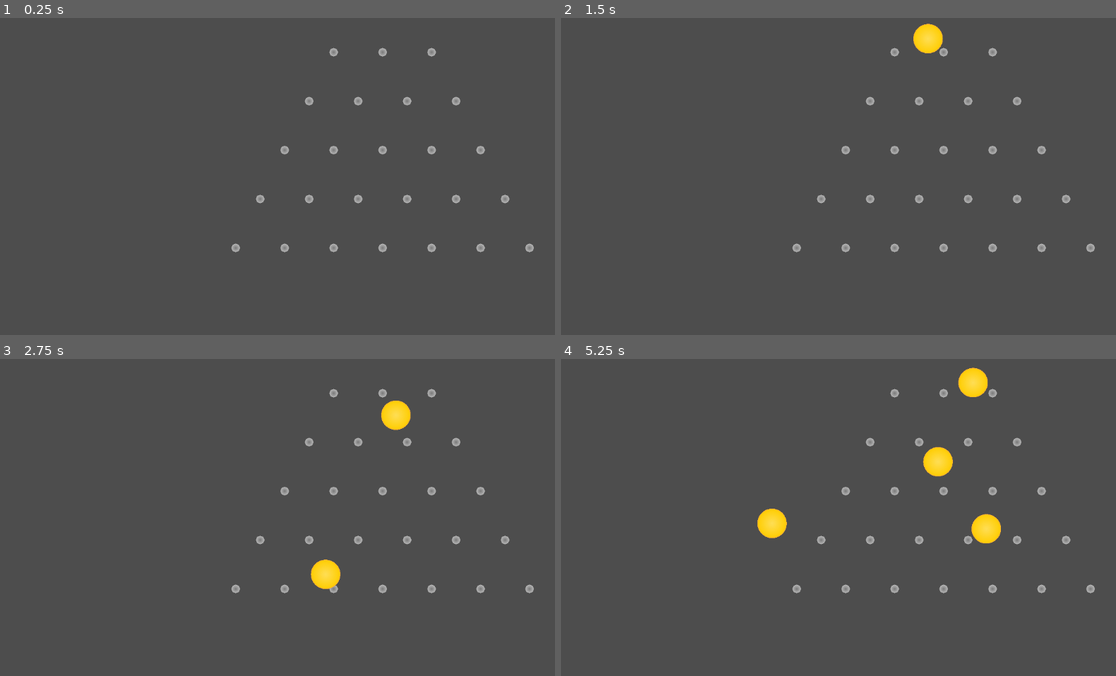
Above: before the commit, frames 1-4 (two rows, left to right).
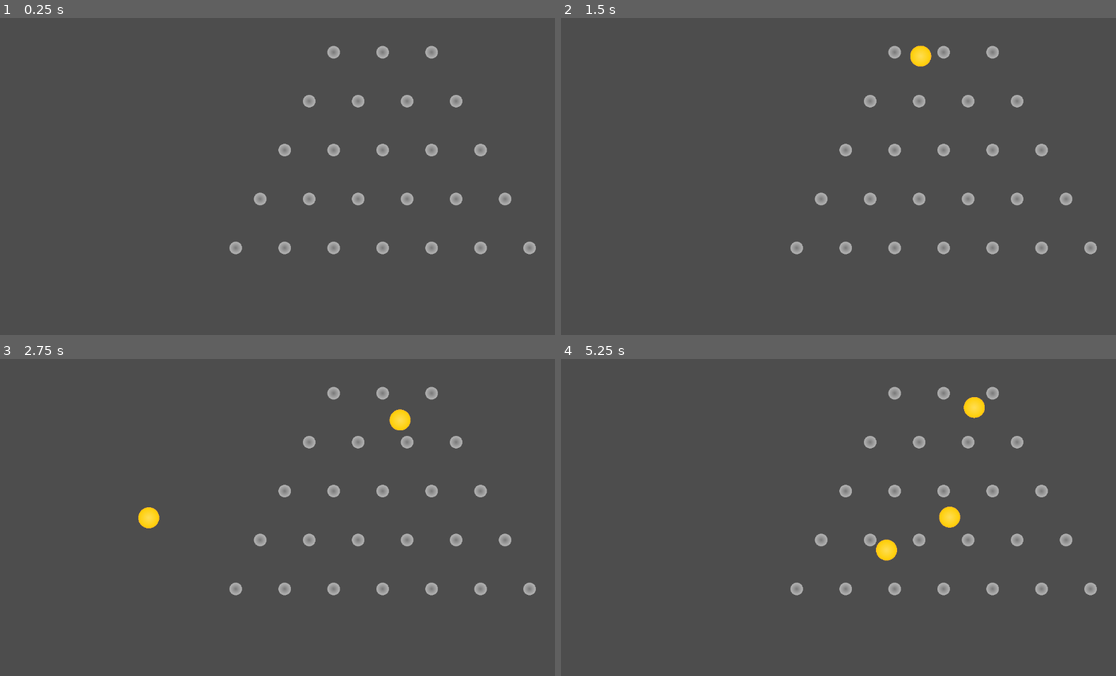
Above: after the commit, the same moments.

Repository: Th3Catalyst/Plinkremental
Game: Godot game, scene res://main.tscn
Same seed, same stepped clock (60 frames per second), same inputs: the game is played once before the commit and once after it.
Inputs:
- Up to frame 1 (0.25 s): no input
- Up to frame 2 (1.5 s): tap Enter at 0.5 s; tap Space at 0.77 s
- Up to frame 3 (2.75 s): tap Space at 1.52 s
- Up to frame 4 (5.25 s): tap Space at 3.02, 3.77, 4.52 s

The runs differ from the first frame. In frame 1, 1.1% of the frame differs, in the area x 41-97%, y 8-75%; in frame 2, 1.6%; in frame 3, 2.0%; in frame 4, 3.3%, in the area x 35-97%, y 2-75%.

Commit message:
change sizes of the peg and ball

Diff:
--- a/scenes/ball.tscn
+++ b/scenes/ball.tscn
@@ -7,7 +7,7 @@
 bounce = 0.8
 
 [sub_resource type="CircleShape2D" id="CircleShape2D_7s4qf"]
-radius = 4.4079823
+radius = 22.0
 
 [node name="Ball" type="Node2D" unique_id=127844270]
 
@@ -17,11 +17,10 @@
 
 [node name="CollisionShape2D" type="CollisionShape2D" parent="RigidBody2D" unique_id=137728603]
 position = Vector2(-8.749999, 8.249999)
-scale = Vector2(7, 7)
 shape = SubResource("CircleShape2D_7s4qf")
 debug_color = Color(0, 0.6039216, 0.68235296, 1)
 
 [node name="Sprite2D" type="Sprite2D" parent="RigidBody2D" unique_id=1326193077]
 position = Vector2(-8.75, 8.25)
-scale = Vector2(0.07, 0.07)
+scale = Vector2(0.05, 0.05)
 texture = ExtResource("1_7s4qf")
--- a/scenes/peg.tscn
+++ b/scenes/peg.tscn
@@ -9,7 +9,7 @@
 shader_parameter/saturation = 0.7170000340575
 
 [sub_resource type="CircleShape2D" id="CircleShape2D_j6u4k"]
-radius = 4.3046484
+radius = 6.5
 
 [node name="Peg" type="Node2D" unique_id=1606382892]
 
@@ -17,7 +17,7 @@
 
 [node name="Sprite2D" type="Sprite2D" parent="StaticBody2D" unique_id=1119656742]
 material = SubResource("ShaderMaterial_upqsn")
-scale = Vector2(0.02, 0.02)
+scale = Vector2(0.03, 0.03)
 texture = ExtResource("2_upqsn")
 
 [node name="CollisionShape2D" type="CollisionShape2D" parent="StaticBody2D" unique_id=1267671287]
